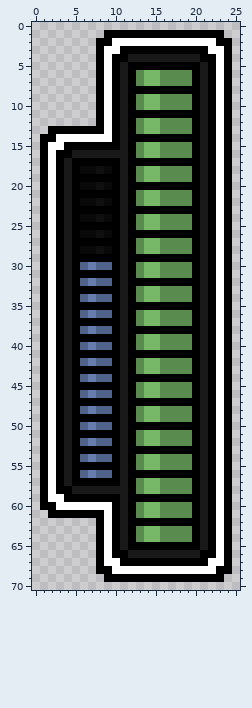
Sprite sheet, stored at images/robot-status_left.png. Above is the file before it was changed.
The file is 26x71 pixels.
Once edited:
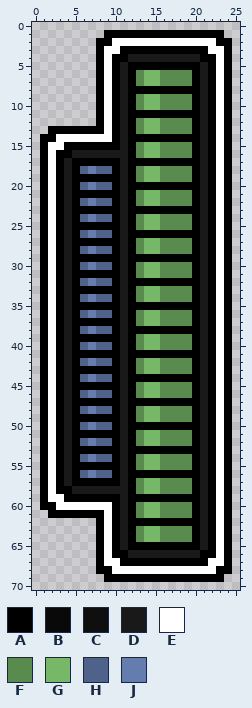
Palette (. is transparent): A #000000  B #090909  C #0f0f0f  D #191919  E #ffffff  F #598a4e  G #77b868  H #4f628a  J #647cae
Commit message: Re-exported slightly tweaked robot status images.
Change:
y 18: x 6..9 BBCB -> HJHH
y 20: x 6..9 BBCB -> HJHH
y 22: x 6..9 BBCB -> HJHH
y 24: x 6..9 BBCB -> HJHH
y 26: x 6..9 BBCB -> HJHH
y 28: x 6..9 BBCB -> HJHH
Where, in picture pixels (left, top, right, bottom), the same in both pictures:
changed: (80, 166, 112, 254)
